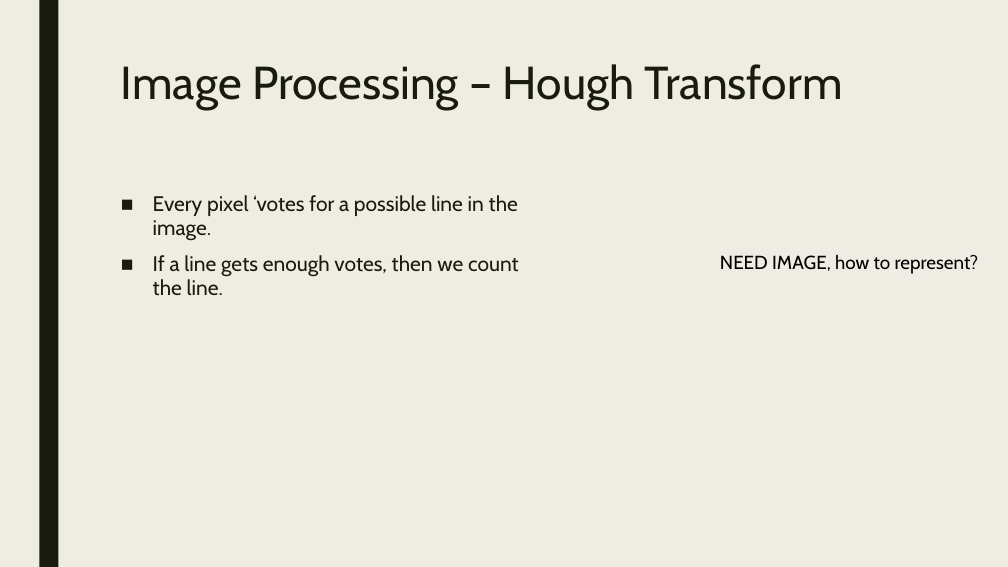
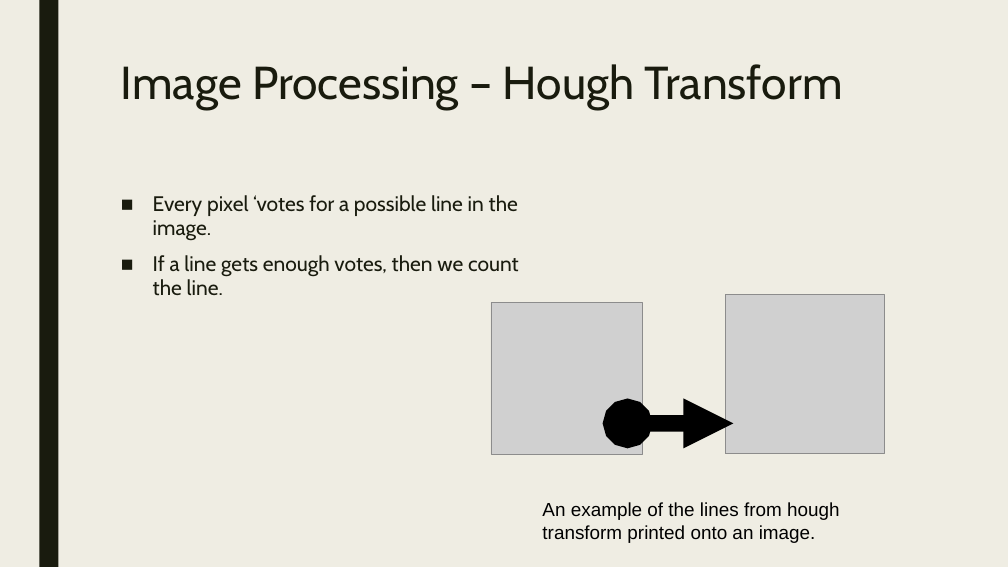
Before and after one commit to AndrewMorris-scsu/CSClassFiles, a slide deck: slide 14 of 334/ImagePresentation.odp (slide 11 before the commit). Drawn at 1008x567 pixels with LibreOffice and Linux fonts; fonts in the diff are those of the drawing; grey boxes stand for pictures. Boxes give left, top, right and bottom in pixels: in the first picture for what was removed or moved away, otherwise in the second. Text is boxed around its words. In the diff, an @@ line names an element or a change of style, - is before the commit and + after.

Commit message:
Image presentation for CSCI334

```diff
--- a/334/ImagePresentation.odp
+++ b/334/ImagePresentation.odp
@@ text removed at [720, 255, 979, 274] @@
-NEED IMAGE, how to represent?
@@ picture added at [726, 295, 885, 454] @@
@@ picture added at [491, 302, 643, 454] @@
@@ picture added at [726, 309, 871, 454] @@
@@ double arrow added from (734, 423) to (628, 423), #000000 15.85 pt @@
@@ text added at [542, 502, 840, 543], 18 pt, text #000000 @@
+An example of the lines from hough transform printed onto an image.
```
Also in this commit, not shown: 8 other slides changed, 6 slides added.
